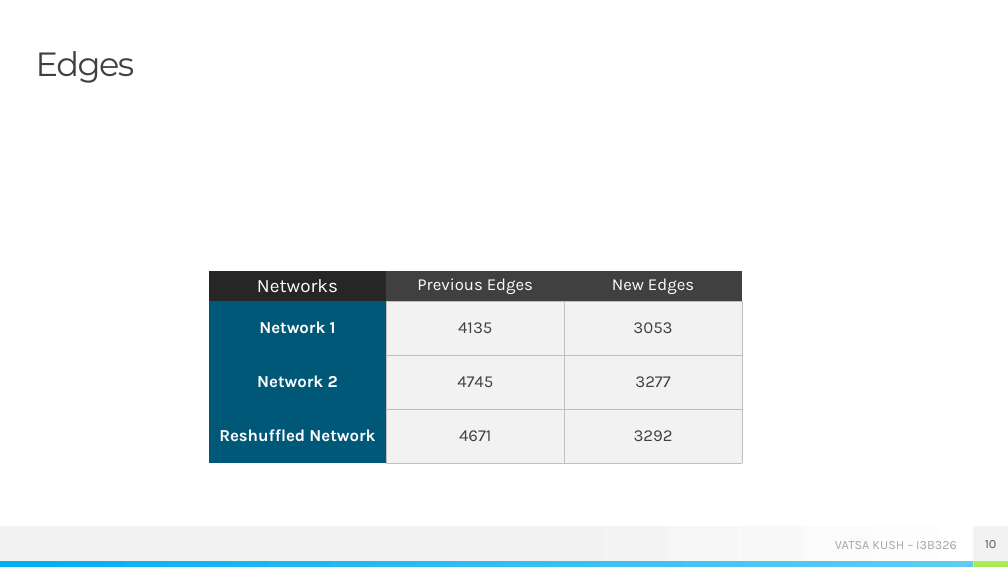
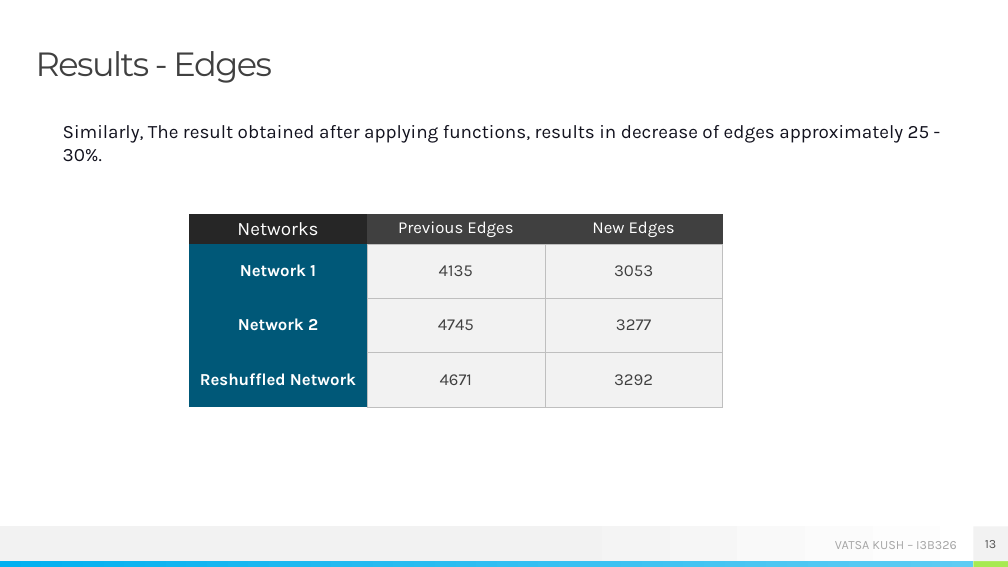
Before and after one commit to kushvatsa/ns_bkk_15, a slide deck: slide 13 of 15_I3B326_Vatsa_Kush.pptx (slide 10 before the commit). Drawn at 1008x567 pixels with LibreOffice and Linux fonts; fonts in the diff are those of the drawing. Boxes give left, top, right and bottom in pixels: in the first picture for what was removed or moved away, otherwise in the second. Text is boxed around its words. In the diff, an @@ line names an element or a change of style, - is before the commit and + after.

```diff
--- a/15_I3B326_Vatsa_Kush.pptx
+++ b/15_I3B326_Vatsa_Kush.pptx
@@ title at (36, 51, 272, 83): text changed @@
-Edges
+Results - Edges
@@ text added at (63, 125, 930, 162), 18 pt, text #12121E @@
+Similarly, The result obtained after applying functions, results in decrease of edges approximately 25 - 30%.
@@ table: place and size @@
-table at (209, 271, 742, 464)
+table at (189, 215, 722, 408)
@@ page number at (985, 540, 997, 548): text changed @@
-10
+13
```
Also in this commit, not shown: 4 other slides changed, 9 slides added, 8 slides removed, 3 other files.
